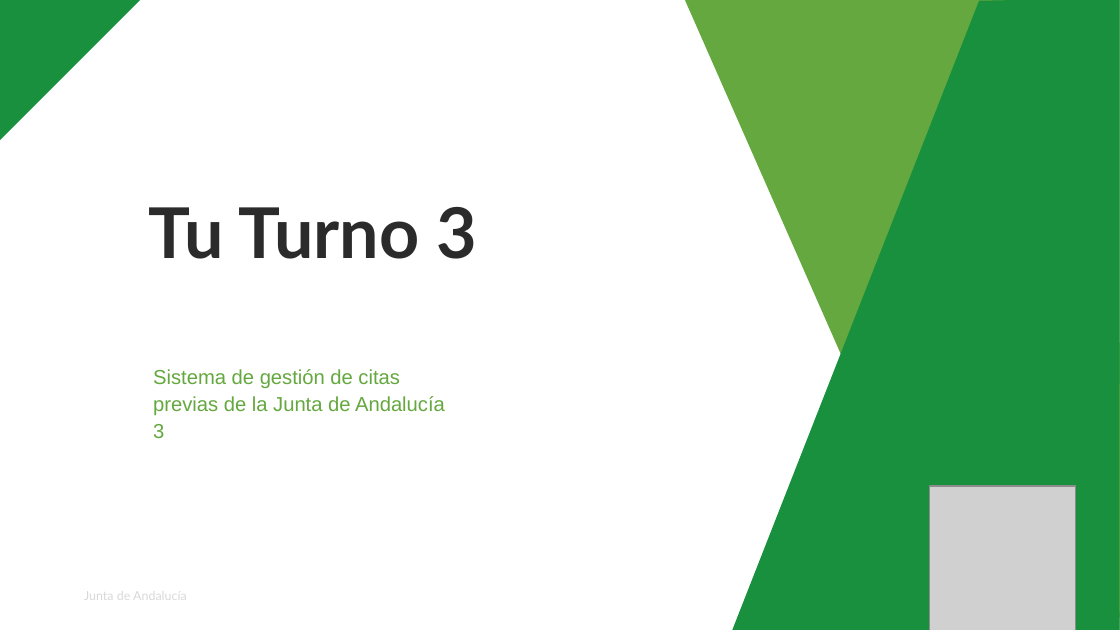
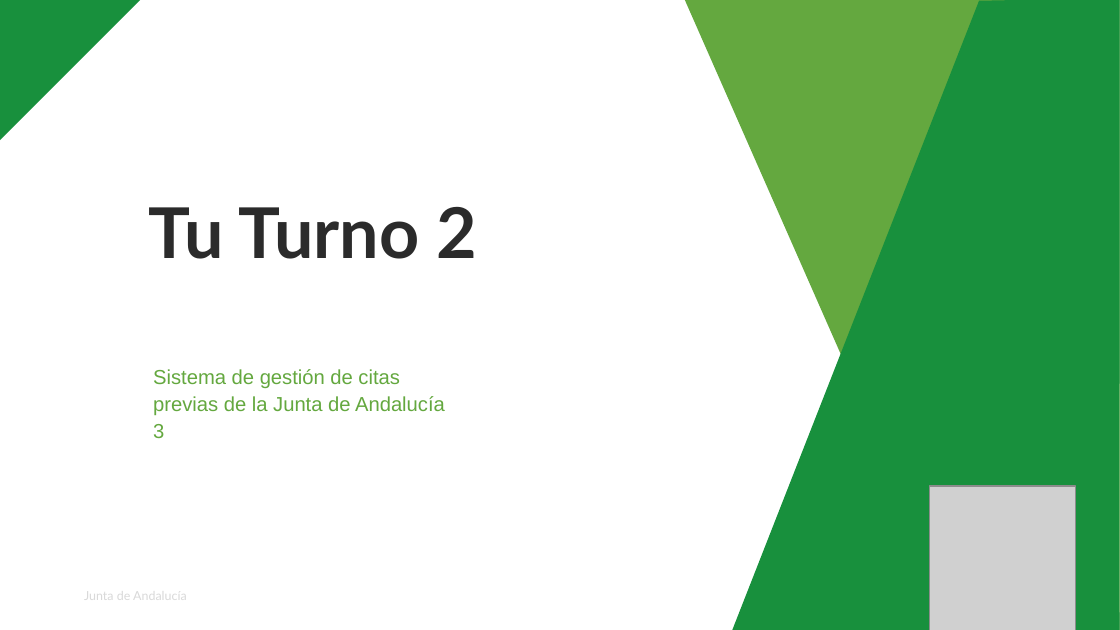
Before and after one commit to santigupro/curso-inap-iaprog-ejercicio-2-python, a slide deck: slide 1 of output/presentacion-generada.odp. Drawn at 1120x630 pixels with LibreOffice and Linux fonts; fonts in the diff are those of the drawing; grey boxes stand for pictures. Boxes give left, top, right and bottom in pixels: in the first picture for what was removed or moved away, otherwise in the second. Text is boxed around its words. In the diff, an @@ line names an element or a change of style, - is before the commit and + after.

```diff
--- a/output/presentacion-generada.odp
+++ b/output/presentacion-generada.odp
@@ freeform shape at <box>684,0,1120,630</box>: outline redrawn @@
@@ text at <box>149,207,478,259</box>: text changed @@
-Tu Turno 3
+Tu Turno 2
```
Also in this commit, not shown: 2 other slides changed, 3 other files.
